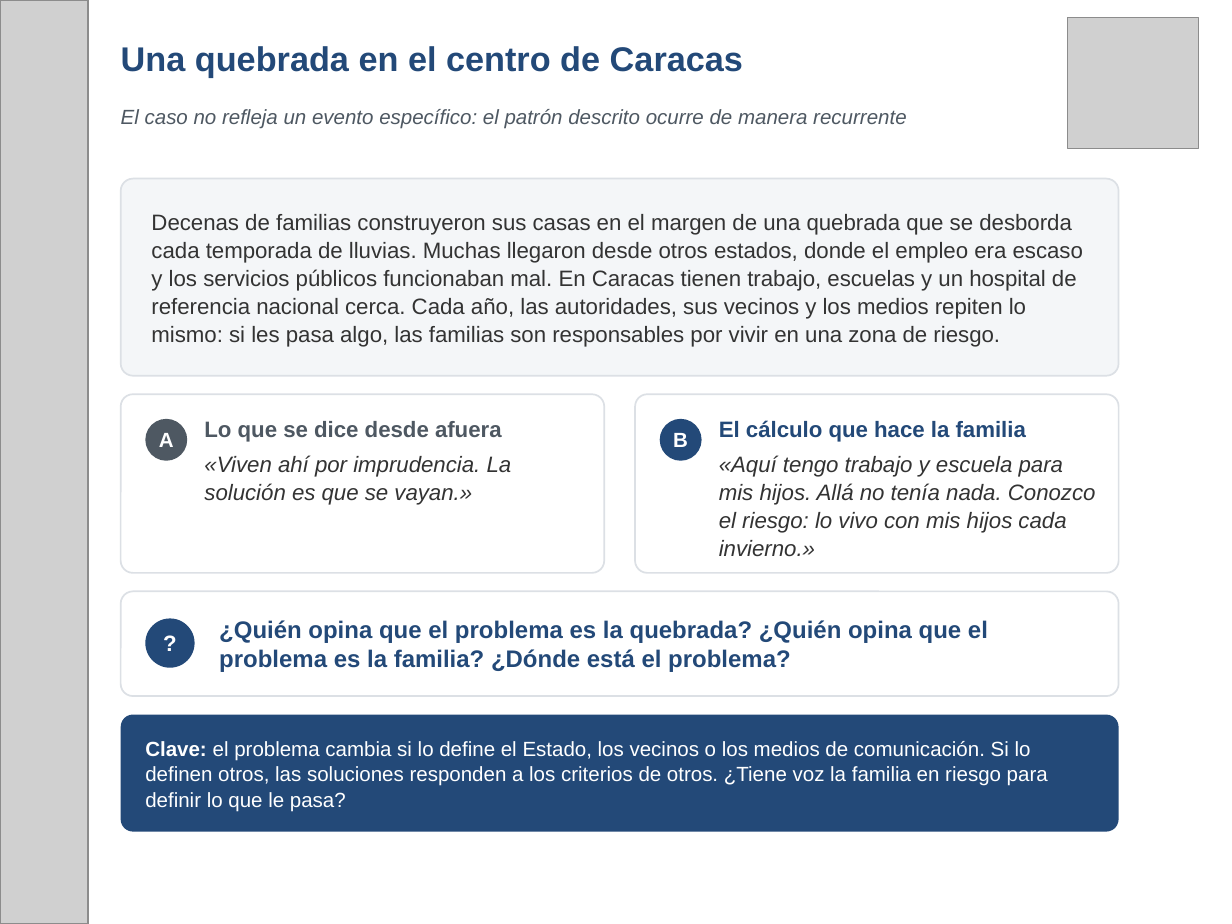
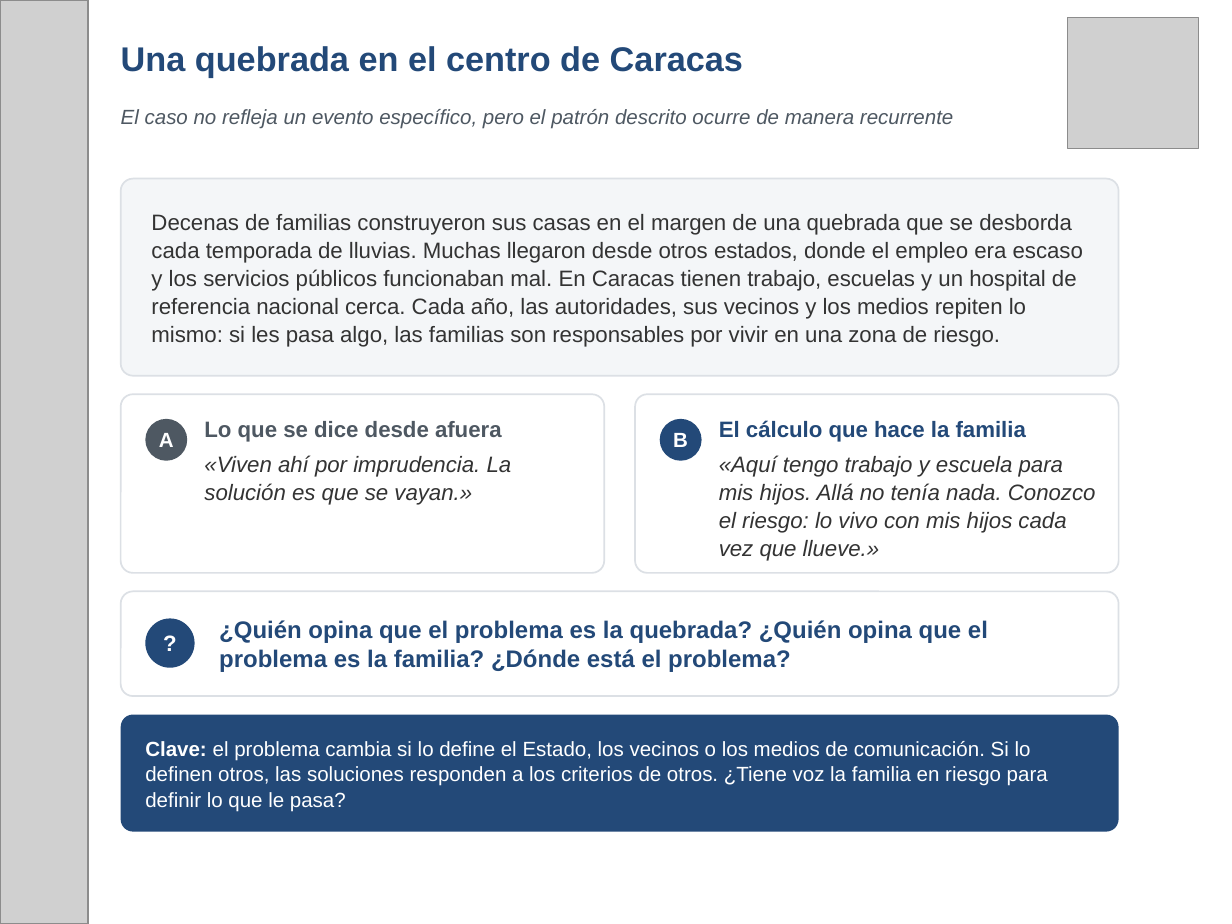
Before and after one commit to fmblancop/Hoja-de-Ruta-CRV, a slide deck: slide 2 of Hoja_de_Ruta_CRV_presentacion.pptx. Drawn at 1232x924 pixels with LibreOffice and Linux fonts; fonts in the diff are those of the drawing; grey boxes stand for pictures. Boxes give left, top, right and bottom in pixels: in the first picture for what was removed or moved away, otherwise in the second. Text is boxed around its words. In the diff, an @@ line names an element or a change of style, - is before the commit and + after.

```diff
--- a/Hoja_de_Ruta_CRV_presentacion.pptx
+++ b/Hoja_de_Ruta_CRV_presentacion.pptx
@@ text at [121,109,953,128]: text changed @@
-El caso no refleja un evento específico: el patrón descrito ocurre de manera recurrente
+El caso no refleja un evento específico, pero el patrón descrito ocurre de manera recurrente
@@ text at [719,455,1096,561]: text changed @@
-«Aquí tengo trabajo y escuela para mis hijos. Allá no tenía nada. Conozco el riesgo: lo vivo con mis hijos cada invierno.»
+«Aquí tengo trabajo y escuela para mis hijos. Allá no tenía nada. Conozco el riesgo: lo vivo con mis hijos cada vez que llueve.»
```
Also in this commit, not shown: 6 other slides changed, 4 slides added, 2 slides removed.
